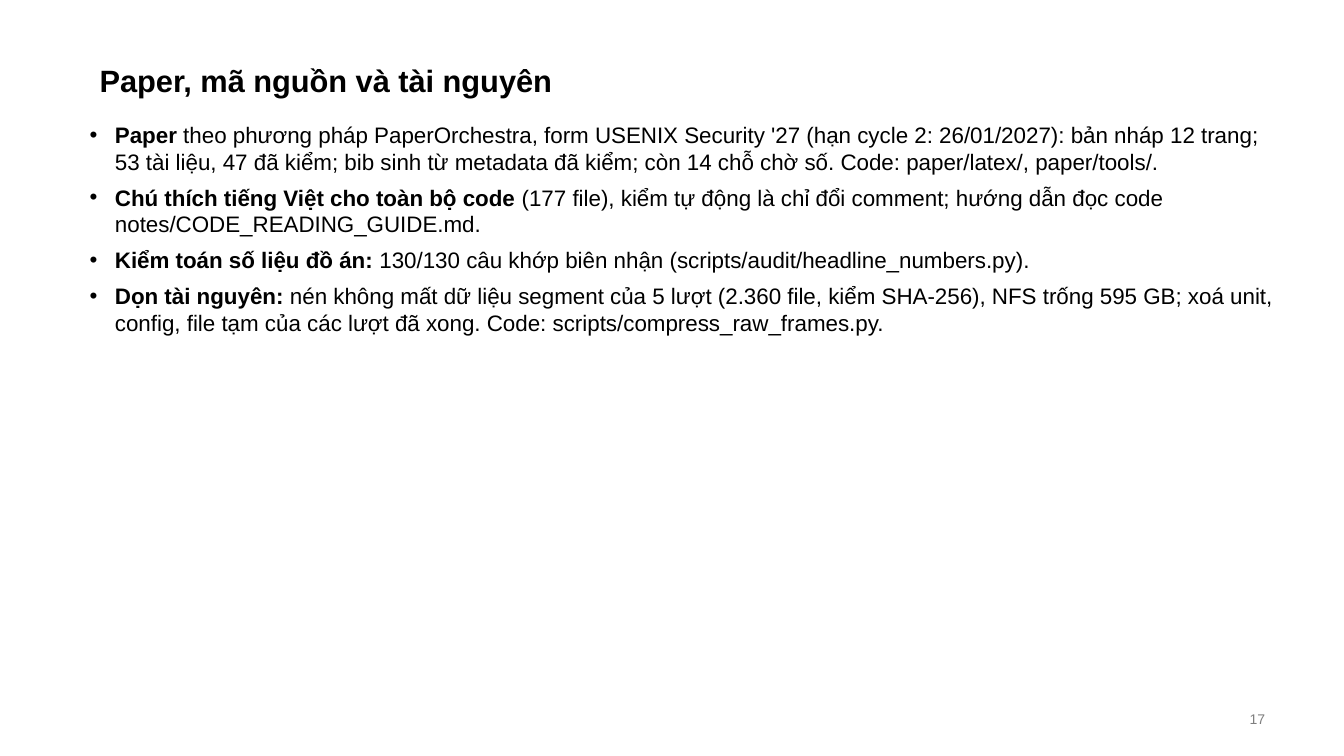
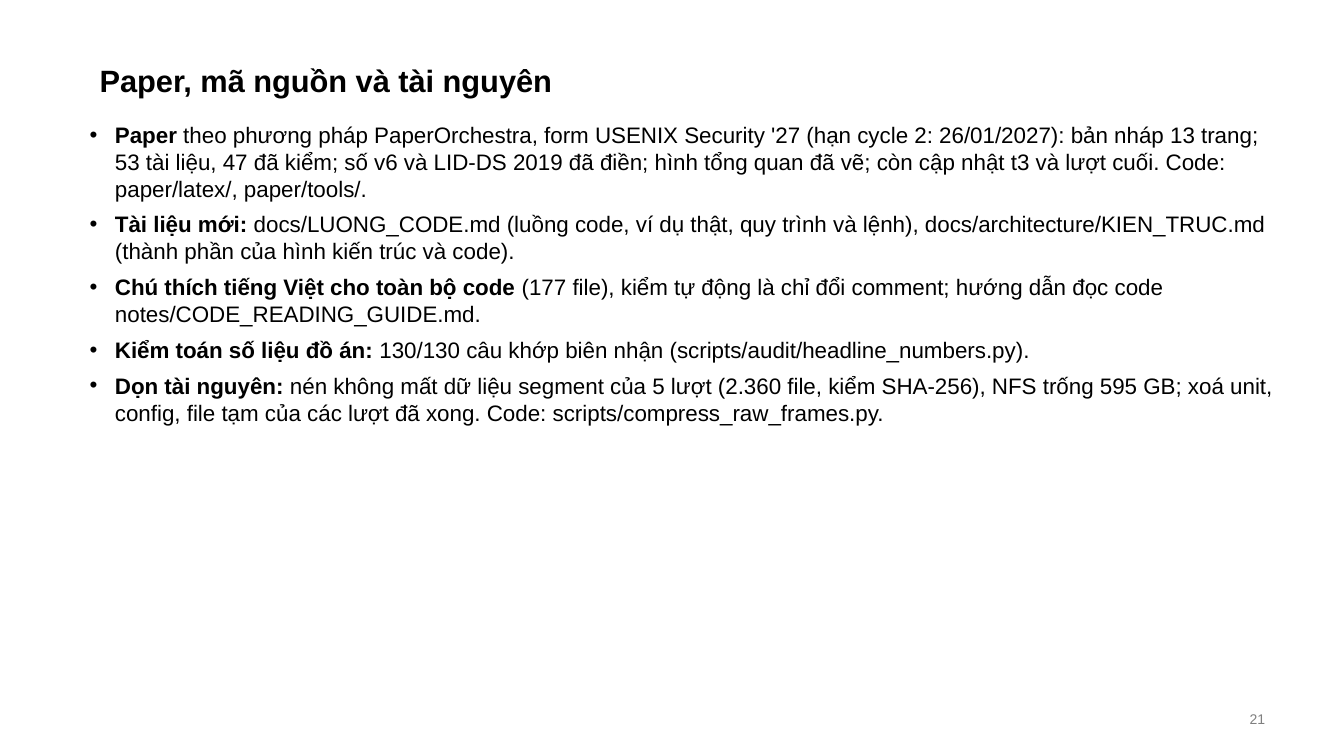
Before and after one commit to tndat-dev/eBPF-project, a slide deck: slide 21 of docs/Slide-runtime_security(20_11).pptx (slide 17 before the commit). Drawn at 1344x756 pixels with LibreOffice and Linux fonts; fonts in the diff are those of the drawing. Boxes give left, top, right and bottom in pixels: in the first picture for what was removed or moved away, otherwise in the second. Text is boxed around its words. In the diff, an @@ line names an element or a change of style, - is before the commit and + after.

Commit message:
Progress report (22 pages) and slides (24) 13/11-20/11 updated: lidds-ml-v5-t3 (amendment 1, with its disclosures), improvement-round-v1 D1-D18, the final live run (design, rehearsal, status 309/945 at 19/11 22:41), the new architecture figures, progress and questions; WORKLOG

```diff
--- a/docs/Slide-runtime_security(20_11).pptx
+++ b/docs/Slide-runtime_security(20_11).pptx
@@ text at [115,126,1265,264]: text changed @@
-• Paper theo phương pháp PaperOrchestra, form USENIX Security '27 (hạn cycle 2: 26/01/2027): bản nháp 12 trang; 53 tài liệu, 47 đã kiểm; bib sinh từ metadata đã kiểm; còn 14 chỗ chờ số. Code: paper/latex/, paper/tools/.
+• Paper theo phương pháp PaperOrchestra, form USENIX Security '27 (hạn cycle 2: 26/01/2027): bản nháp 13 trang; 53 tài liệu, 47 đã kiểm; số v6 và LID-DS 2019 đã điền; hình tổng quan đã vẽ; còn cập nhật t3 và lượt cuối. Code: paper/latex/, paper/tools/.
+• Tài liệu mới: docs/LUONG_CODE.md (luồng code, ví dụ thật, quy trình và lệnh), docs/architecture/KIEN_TRUC.md (thành phần của hình kiến trúc và code).
@@ page number at [1250,714,1266,724]: text changed @@
-17
+21
```
Also in this commit, not shown: 8 other slides changed, 5 slides added, 1 slide removed, 5 other files.
